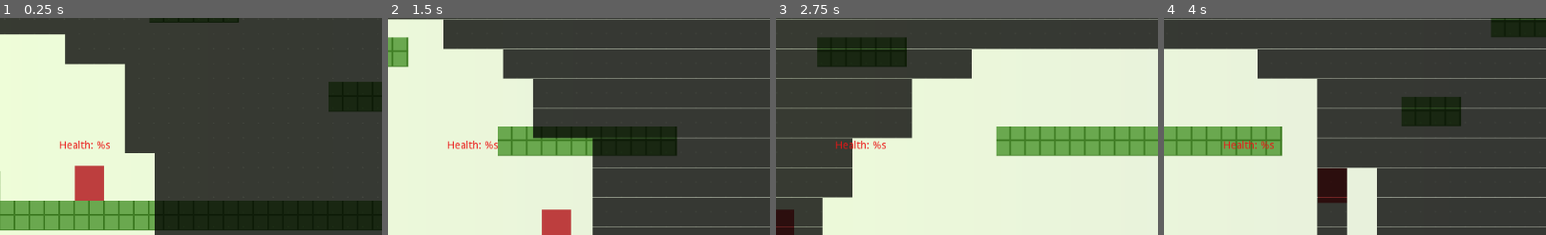
Above: before the commit, frames 1-4 (left to right).
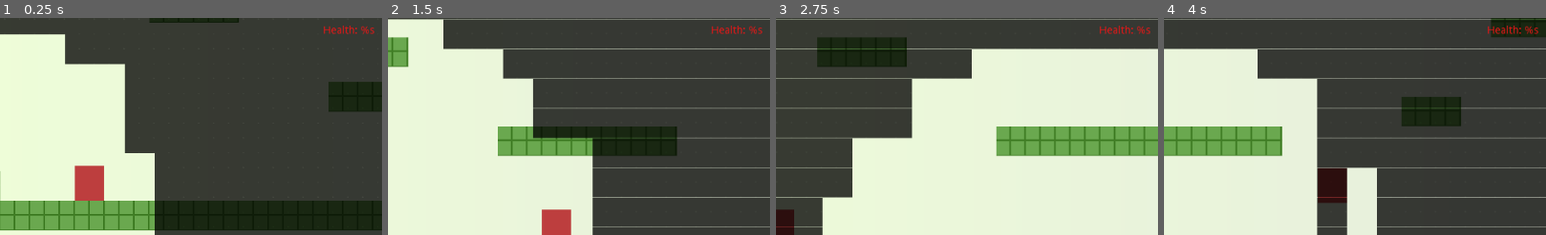
Above: after the commit, the same moments.

Repository: glitchcore/comfort
Game: Godot game, scene res://Scenes/BaseLevel.tscn
Same seed, same stepped clock (60 frames per second), same inputs: the game is played once before the commit and once after it.
Inputs:
- Up to frame 1 (0.25 s): no input
- Up to frame 2 (1.5 s): hold Right (ui_right) from 0.53 s (still down); tap Space (jump) at 0.77 s
- Up to frame 3 (2.75 s): tap Space (jump) at 1.52 s; release Right (ui_right) at 2.03 s; hold Left (ui_left) from 2.03 s (still down)
- Up to frame 4 (4 s): release Left (ui_left) at 2.78 s; hold Right (ui_right) from 2.78 s (still down); tap Space (jump) at 3.02, 3.77 s
The pictures show only the part of the screen within x 38-88%, y 9-59%; the shares and areas given below are measured in that part.

The runs differ from the first frame. In frame 1, 0.5% of the frame differs, in the area x 15-98%, y 3-61%; in frame 2, 0.5%; in frame 3, 0.5%; in frame 4, 0.5%.

Commit message:
add Autoload

Diff:
--- a/Actors/Player.gd
+++ b/Actors/Player.gd
@@ -12,9 +12,6 @@
 # for health level
 signal damaged(by)
 signal killed()
-
-const HP_MAX = 100.0
-var hp = HP_MAX
 
 func _ready() -> void:
 	pass
@@ -54,9 +51,8 @@
 		# increment hp
 		pass
 	else:
-		take_damage(0.1 * delta)
+		PlayerData.take_damage(0.1 * delta)
 
-	# print("hp=", hp)
 
 func _physics_process(delta: float) -> void:
 	calculate_ui_movement(delta)
@@ -82,21 +78,6 @@
 		emit_signal("stomped")
 
 
-func take_damage(impact):
-	impact = clamp(impact, 0.0, 1.0)
-	var damage = HP_MAX * impact
-	var prev_hp = hp
-	hp -= damage
-	hp = clamp(hp, 0, HP_MAX)
-
-	if prev_hp != hp:
-		# for damage animation
-		emit_signal("damaged", damage)
-
-	if hp <= 0.0:
-		# for killed animation
-		emit_signal("killed")
-
 func _on_Area2D_body_entered(body: Node) -> void:
 	print(body.name, " exited")
 	in_comfort_zone = false
--- /dev/null
+++ b/Autoload/PlayerData.gd
@@ -0,0 +1,31 @@
+extends Node
+
+
+const HP_MAX = 100.0
+var hp = HP_MAX setget set_health
+
+#var health = 100.0 setget set_health
+
+
+func reset() -> void:
+	hp = HP_MAX
+
+
+func set_health(value: float):
+	hp = value
+
+
+func take_damage(impact):
+	impact = clamp(impact, 0.0, 1.0)
+	var damage = HP_MAX * impact
+	var prev_hp = hp
+	hp -= damage
+	hp = clamp(hp, 0, HP_MAX)
+
+	if prev_hp != hp:
+		# for damage animation
+		emit_signal("damaged", damage)
+
+	if hp <= 0.0:
+		# for killed animation
+		emit_signal("killed")
--- /dev/null
+++ b/Autoload/PlayerData.tscn
@@ -0,0 +1,6 @@
+[gd_scene load_steps=2 format=2]
+
+[ext_resource path="res://Autoload/PlayerData.gd" type="Script" id=1]
+
+[node name="PlayerData" type="Node"]
+script = ExtResource( 1 )
--- a/UserInterface/GameData.tscn
+++ b/UserInterface/GameData.tscn
@@ -12,9 +12,9 @@
 anchor_left = 0.961
 anchor_right = 1.0
 anchor_bottom = 0.047
-margin_left = -515.064
-margin_top = 223.0
-margin_right = -437.0
-margin_bottom = 212.8
+margin_left = -161.064
+margin_top = 68.0
+margin_right = -83.0
+margin_bottom = 57.8
 custom_colors/font_color = Color( 0.921569, 0.0862745, 0.0862745, 1 )
 text = "Health: %s"
--- a/project.godot
+++ b/project.godot
@@ -13,6 +13,10 @@
 config/name="comfort"
 run/main_scene="res://Scenes/BaseLevel.tscn"
 config/icon="res://icon.png"
+
+[autoload]
+
+PlayerData="*res://Autoload/PlayerData.tscn"
 
 [gui]
 
